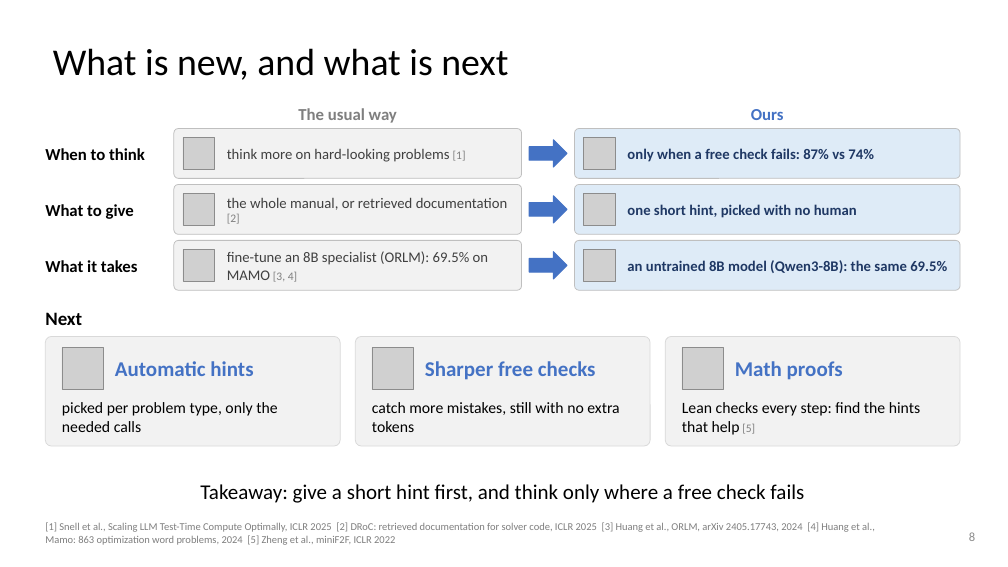
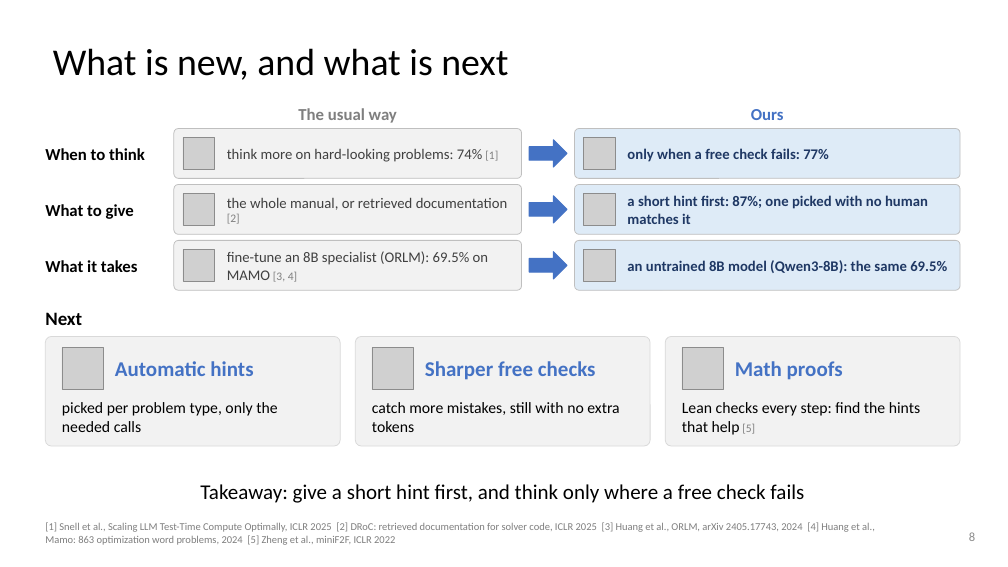
Before and after one commit to dlwns147/CSED490E_Project_Team5, a slide deck: slide 8 of Proposal_Team5.pptx. Drawn at 1008x567 pixels with LibreOffice and Linux fonts; fonts in the diff are those of the drawing; grey boxes stand for pictures. Boxes give left, top, right and bottom in pixels: in the first picture for what was removed or moved away, otherwise in the second. Text is boxed around its words. In the diff, an @@ line names an element or a change of style, - is before the commit and + after.

```diff
--- a/Proposal_Team5.pptx
+++ b/Proposal_Team5.pptx
@@ text at box(227, 149, 498, 162): text changed @@
-think more on hard-looking problems [1]
+think more on hard-looking problems: 74% [1]
@@ text at box(627, 148, 829, 162): text changed @@
-only when a free check fails: 87% vs 74%
+only when a free check fails: 77%
@@ text at box(627, 195, 928, 224): text changed @@
-one short hint, picked with no human
+a short hint first: 87%; one picked with no human matches it
```
Also in this commit, not shown: 2 other slides changed, 3 other files.
